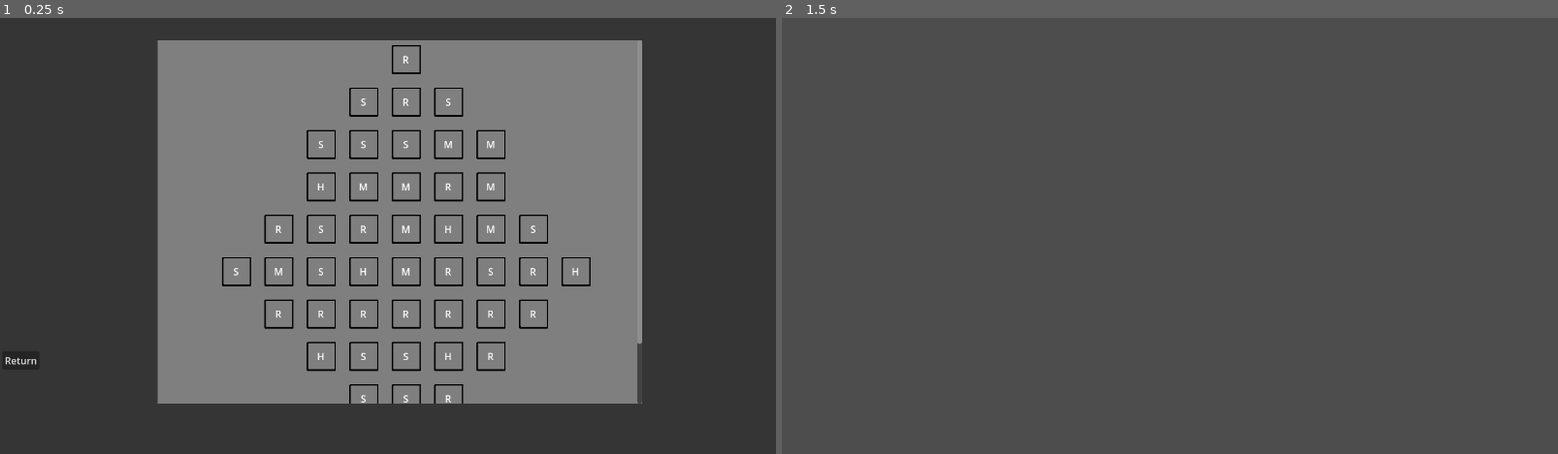
Above: before the commit, frames 1-2 (left to right).
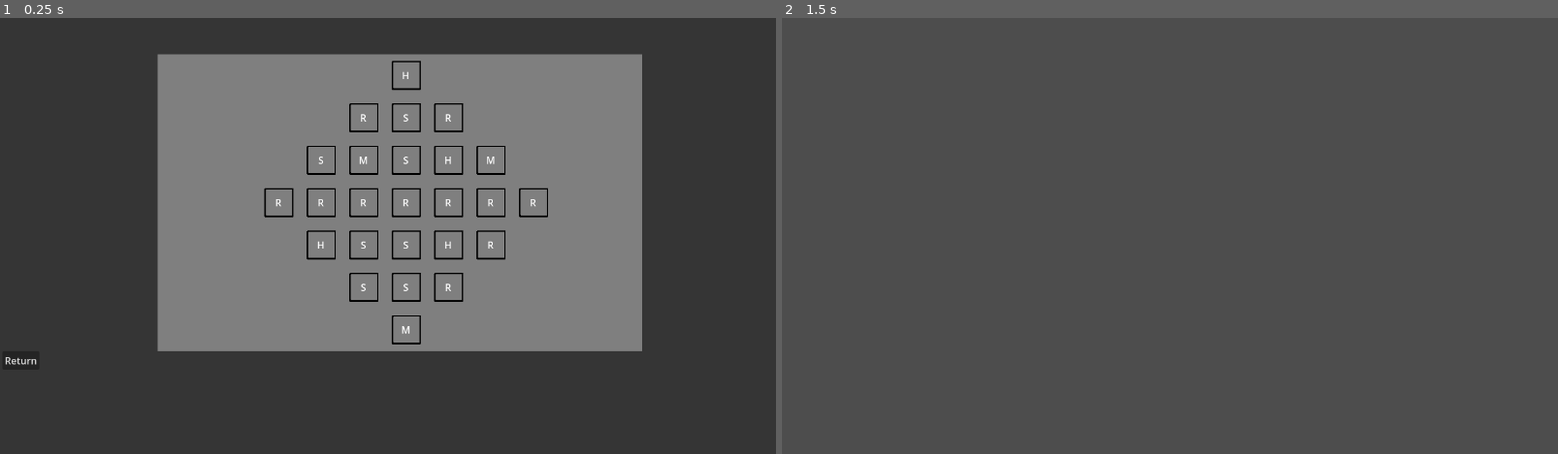
Above: after the commit, the same moments.

Repository: Saplings-Projects/1M_sub
Game: Godot game, scene res://#Scenes/MapUI.tscn
Same seed, same stepped clock (60 frames per second), same inputs: the game is played once before the commit and once after it. This scene is started directly instead of the project's main scene.
Inputs (mouse positions are in pixels of both pictures, inside the frame that each line leads up to):
- Up to frame 1 (0.25 s): no input
- Up to frame 2 (1.5 s): tap Enter at 0.5 s; move the mouse to (1340, 214) at 0.52 s; hold Shift 0.53-1.25 s; click (1340, 214) at 0.67 s; click "Return" at 1.25 s

The runs differ from the first frame. In frame 1, 13% of the frame differs, in the area x 20-83%, y 5-89%; in frame 2, nothing differs.

Commit message:
Issue-46: Dynamically scroll the map based on the map generated

Diff:
--- a/#Scenes/MapUI.tscn
+++ b/#Scenes/MapUI.tscn
@@ -23,14 +23,14 @@
 [node name="ScrollContainer" type="ScrollContainer" parent="."]
 layout_mode = 0
 offset_left = 260.0
-offset_top = 37.0
+offset_top = 60.0
 offset_right = 1059.0
-offset_bottom = 637.0
+offset_bottom = 660.0
 follow_focus = true
 
 [node name="RoomContainer" type="ColorRect" parent="ScrollContainer"]
 clip_contents = true
-custom_minimum_size = Vector2(799, 720)
+custom_minimum_size = Vector2(799, 600)
 layout_mode = 2
 color = Color(0.498039, 0.498039, 0.498039, 1)
 
--- a/Map/MapManager.gd
+++ b/Map/MapManager.gd
@@ -2,7 +2,7 @@
 ## Class to manage backend for rooms (generation and such)
 
 var current_map: MapBase
-var map_width_array: Array[int] = [1, 3, 5, 7, 9, 7, 5, 5, 3, 1]
+var map_width_array: Array[int] = [1, 3, 5, 7, 5, 3, 1]
 
 #map_floors_width changes the width of the map's floors
 static func create_map(map_floors_width: Array[int]) -> MapBase: ## Generates and Populates a map with rooms that have random room types. More in depth algorithms will be added in the future
--- a/Map/RoomUI.tscn
+++ b/Map/RoomUI.tscn
@@ -24,9 +24,3 @@
 text = "A"
 horizontal_alignment = 1
 vertical_alignment = 1
-
-[node name="Panel" type="Panel" parent="."]
-visible = false
-layout_mode = 0
-offset_right = 40.0
-offset_bottom = 40.0
--- a/UI/MapUI.gd
+++ b/UI/MapUI.gd
@@ -15,23 +15,50 @@
 
 func _ready():
 	var current_map = MapManager.current_map
+
+	# Create New Room Object to append to the room container
 	var new_room = room_ui.instantiate()
 	var new_room_size = new_room.get_child(0).get_size()
+
+	# Get the objets of the Map UI Scene
 	var color_rect = get_child(0)
 	var scroll_container = get_child(1)
 	var room_container = scroll_container.get_child(0)
-	var starting_map_node = Vector2(color_rect.get_size().x / 2, color_rect.get_size().y / 2)
 
-	var start_position_for_next_room_x = room_container.position.x + room_container.get_size().x / 2 - ((new_room_size.x + _padding_offset) * MapManager.map_width_array.max()) / 2 + _padding_offset
-	var start_position_for_next_room_y = scroll_container.position.y + scroll_container.get_size().y
+	# Calculate the height of the container where the rooms will reside in. This will be dynamic based on the map array that we have.
+	# The array we have in MapManager, each element will increase the height of the map display,
+	# multiply by the size of a room w/ some offset to dynamically set the size of the container of which we will be scrolling.
+	var room_container_height = MapManager.map_width_array.size() * (new_room_size.y + _padding_offset)
+	room_container.set_custom_minimum_size(Vector2(room_container.get_custom_minimum_size().x, room_container_height))
+
+	# Get the x coordinate of the halfway point of the room container
+	var room_container_halfway_position_x = room_container.position.x + room_container.get_size().x / 2
+
+	# Get the width of the floor that has the most rooms, by getting the size of what a room is w/ some offset, then
+	var longest_floor_size_width = (new_room_size.x + _padding_offset) * MapManager.map_width_array.max()
+
+	var scroll_container_bottom_y_position = scroll_container.position.y + scroll_container.get_size().y
+
+	# Starting positions for the next room to be generated
+	# X = the Halfway position of room container - half the size of the longest floor to account for centering the all of the rooms.
+	#	  Add a little padding to push it away from the right edge.
+	# Y = Height of the Room Container that was calculated in room_container_height - (Screen Height - scroll container's bottom y position)
+	var start_position_for_next_room_x = room_container_halfway_position_x - longest_floor_size_width / 2 + _padding_offset
+	var start_position_for_next_room_y = room_container.get_custom_minimum_size().y - (color_rect.get_size().y - scroll_container_bottom_y_position)
 	var position_for_next_room = Vector2(start_position_for_next_room_x, start_position_for_next_room_y)
+
 	for width_array in current_map.rooms:
+		# When we're done populating a floor and we go to the next index, reset the X start position
 		position_for_next_room.x = start_position_for_next_room_x
 		for room in width_array:
 			if (room != null):
-				var room_test = room_ui.instantiate()
-				room_container.add_child(room_test)
-				room_test.set_label(room.get_room_abbreviation())
-				room_test.position = position_for_next_room
+				var room_display = room_ui.instantiate()
+				room_container.add_child(room_display)
+				room_display.set_label(room.get_room_abbreviation())
+				room_display.position = position_for_next_room
+			# When we go through the array of a floor to put a room down,
+			# increase the X position to the new potential area the room will be displayed on.
 			position_for_next_room.x += new_room_size.x + _padding_offset
+		# When we finish the array for a floor we need to go to the next floor up,
+		# so increase the Y position to the new area the room will be displayed on.
 		position_for_next_room.y -= new_room_size.y + _padding_offset
